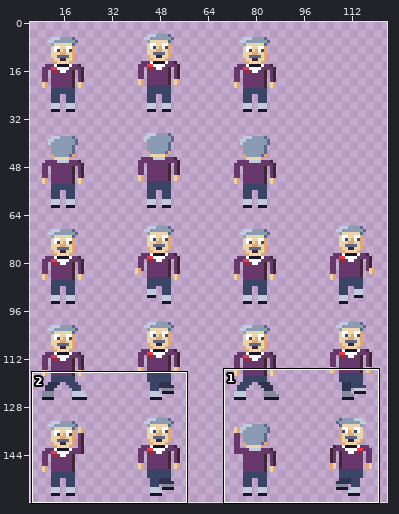
A pixel-art file gets an edit: assets/textures/characters/lavatanssija_32.aseprite. Above, an overview of the earlier version with the close-up marked.
Close-up. First the earlier version:
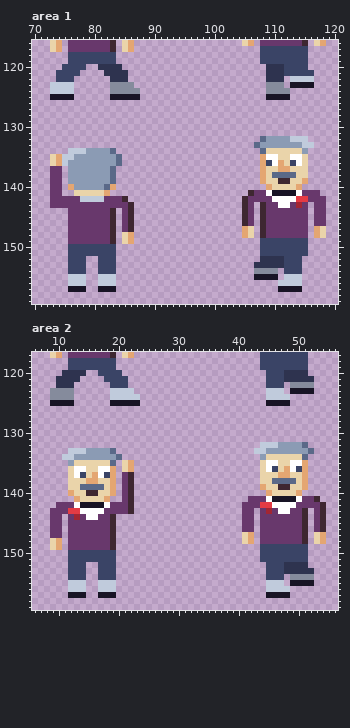
128x160 pixels, 1 frame. Shown: area 1: x 70..120, y 116..159; area 2: x 6..56, y 117..159. The wide view leaves out empty margins.
And afterwards:
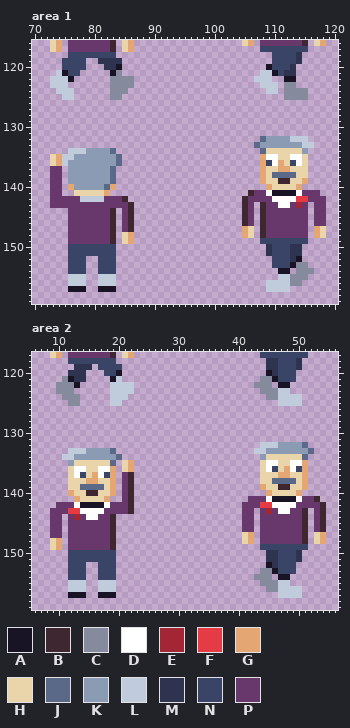
Palette (. is transparent): A #181425  B #3e2731  C #858b9c  D #ffffff  E #a22633  F #e43b44  G #e4a672  H #ead4aa  J #5a6988  K #8b9bb4  L #c0cbdc  M #2e334f  N #3a4466  P #68386c
What changed:
Changed rows in their new state; - is an unchanged pixel.
Area 1:
first column x 73:
118 -----------------------------------..----M.-
119 --N---..MMMM-----------------------..----M.-
120 --------.--A------------------------ANN-M..-
121 -LA------.AC.----------------------LLANMM...
122 LLLA------CCCC--------------------LLL..AA...
123 ---.-------------------------------LLL.CC...
124 .------------..---------------------LL.-CCC-
125 ..LL------CC...---------------------...CCCC-
first column x 107:
150 -.M---MM.-
151 -.M---MM.-
152 -..NN-MA--
153 ...NN-ACC-
154 ....AA.CCC
155 ....L-CCC-
156 --LL--CC--
157 --LLLL..--
Area 2:
first column x 9:
118 -----------------------------------.MM---M.-
119 ---.MMM.---N-----------------------.MM---M.-
120 --.-----.--A------------------------AM-NN..-
121 -.CA-M---.AL.----------------------CCA-NN...
122 -CCCA-----LLLL--------------------CCC.AA....
123 .----------------------------------CCC-L....
124 ..--C--------..---------------------CC--LL--
125 ...CC-----LL...---------------------..LLLL--
first column x 43:
150 -.MM---M.-
151 -.MM---M.-
152 --AM-NN..-
153 -CCA-NN...
154 CCC.AA....
155 -CCC-L....
156 --CC--LL--
157 --..LLLL--
Boxes around the changes in both close-ups, in picture pixels (x1, y1, x2, y2):
changed: (254, 52, 314, 100)
changed: (50, 58, 140, 100)
changed: (254, 244, 314, 292)
changed: (254, 358, 314, 406)
changed: (50, 364, 140, 406)
changed: (254, 550, 314, 598)
